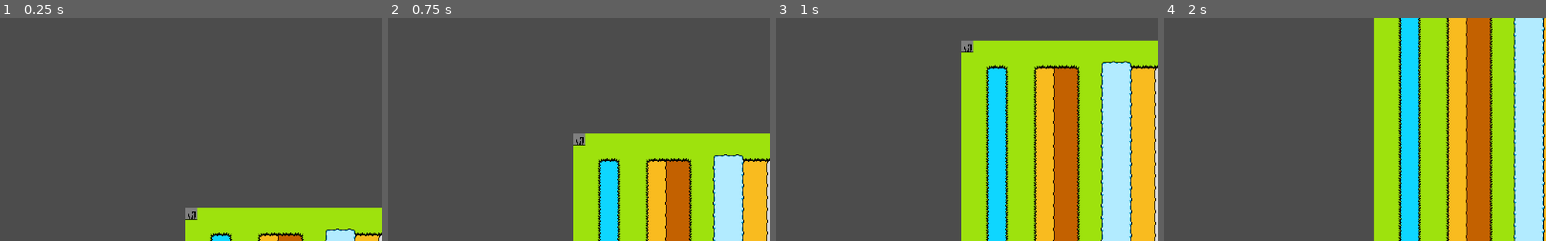
Above: before the commit, frames 1-4 (left to right).
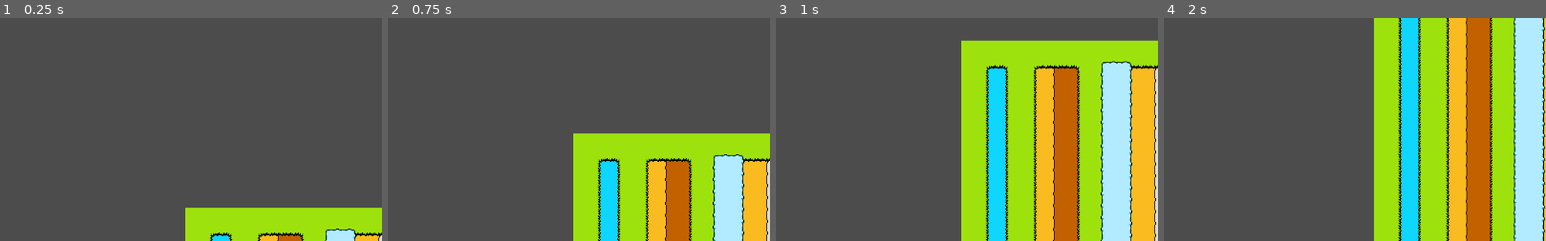
Above: after the commit, the same moments.

Repository: CluckeyMcCormick/fictional-guacamole
Game: Godot game, scene res://scenes/ScrollSpace.tscn
Same seed, same stepped clock (60 frames per second), same inputs: the game is played once before the commit and once after it.
Inputs:
- Up to frame 1 (0.25 s): no input
- Up to frame 2 (0.75 s): tap Enter at 0.5 s; hold S (scroll_down) from 0.53 s (still down)
- Up to frame 3 (1 s): keep holding S (scroll_down)
- Up to frame 4 (2 s): release S (scroll_down) at 1.28 s; tap A (scroll_left) at 1.35 s
The pictures show only the part of the screen within x 26-76%, y 7-57%; the shares and areas given below are measured in that part.

The runs differ from the first frame. In frame 1, 0.2% of the frame differs, in the area x 48-52%, y 85-91%; in frame 2, 0.2%; in frame 3, 0.2%; in frame 4, nothing differs.

Commit message:
Begin adding new world types
We'll want to add new world types. However, I want to utilize
inheritance while doing so. Since there aren't any mixins, I'm going
to create a world type for each feature. In addition to supplying a
generic function to create that feature, it will also provide a
generate function that serves as a sort of "Feature Zoo" demonstrating
test cases for that particular generation technique.

We've already shown this off with the edge determine, next we're going
to take on rivers. That, however, will require it's own
extra functionality...

Diff:
--- /dev/null
+++ b/FicGuac/scenes/ScrollSpace.gd
@@ -0,0 +1,13 @@
+extends Node2D
+
+# Declare member variables here. Examples:
+# var a = 2
+# var b = "text"
+
+# Called when the node enters the scene tree for the first time.
+func _ready():
+    $WorldBase.generate()
+
+# Called every frame. 'delta' is the elapsed time since the previous frame.
+#func _process(delta):
+#    pass
--- a/FicGuac/scenes/ScrollSpace.tscn
+++ b/FicGuac/scenes/ScrollSpace.tscn
@@ -1,14 +1,16 @@
-[gd_scene load_steps=3 format=2]
+[gd_scene load_steps=4 format=2]
 
-[ext_resource path="res://scenes/World/WorldBase.tscn" type="PackedScene" id=1]
-[ext_resource path="res://scenes/ScrollCam.gd" type="Script" id=2]
+[ext_resource path="res://scenes/ScrollSpace.gd" type="Script" id=1]
+[ext_resource path="res://scenes/world/WorldBase.tscn" type="PackedScene" id=2]
+[ext_resource path="res://scenes/ScrollCam.gd" type="Script" id=3]
 
 [node name="ScrollSpace" type="Node2D"]
+script = ExtResource( 1 )
 
-[node name="WorldBase" parent="." instance=ExtResource( 1 )]
+[node name="WorldBase" parent="." instance=ExtResource( 2 )]
 
 [node name="ScrollCam" type="Camera2D" parent="."]
 current = true
 drag_margin_h_enabled = false
 drag_margin_v_enabled = false
-script = ExtResource( 2 )
+script = ExtResource( 3 )
--- /dev/null
+++ b/FicGuac/scenes/world/RiverWorld.gd
@@ -0,0 +1,13 @@
+extends "res://scenes/world/WorldBase.gd"
+
+# Declare member variables here. Examples:
+# var a = 2
+# var b = "text"
+
+# Called when the node enters the scene tree for the first time.
+func _ready():
+    pass
+
+# Called every frame. 'delta' is the elapsed time since the previous frame.
+#func _process(delta):
+#    pass
--- /dev/null
+++ b/FicGuac/scenes/world/RiverWorld.tscn
@@ -0,0 +1,8 @@
+[gd_scene load_steps=3 format=2]
+
+[ext_resource path="res://scenes/world/WorldBase.tscn" type="PackedScene" id=1]
+[ext_resource path="res://scenes/world/RiverWorld.gd" type="Script" id=2]
+
+
+[node name="RiverWorld" index="0" instance=ExtResource( 1 )]
+script = ExtResource( 2 )
--- a/FicGuac/scenes/World/WorldBase.gd
+++ b/FicGuac/scenes/world/WorldBase.gd
@@ -17,8 +17,9 @@
     # Get our tile constants
     tile_codes = get_node("/root/WorldTiles")
 
-    $DetailAlpha.set_cell( 0, 0, 0, false, false, false, Vector2( 4, 0 ))
-
+# This will be the function we call to generate the world. Every inheriting
+# world should provide their own version of this.
+func generate():
     _edge_pass(0, world_len_x)
 
 # Performs the _edge_determine algorithm on every world tile in the specified
--- a/FicGuac/scenes/World/WorldBase.tscn
+++ b/FicGuac/scenes/world/WorldBase.tscn
@@ -1,8 +1,9 @@
 [gd_scene load_steps=4 format=2]
 
-[ext_resource path="res://scenes/World/WorldBase.gd" type="Script" id=1]
-[ext_resource path="res://scenes/World/data/PrimaryTileSet.tres" type="TileSet" id=2]
-[ext_resource path="res://scenes/World/data/DetailTileSet.tres" type="TileSet" id=3]
+[ext_resource path="res://scenes/world/WorldBase.gd" type="Script" id=1]
+[ext_resource path="res://scenes/world/data/PrimaryTileSet.tres" type="TileSet" id=2]
+[ext_resource path="res://scenes/world/data/DetailTileSet.tres" type="TileSet" id=3]
+
 
 [node name="WorldBase" type="Node2D"]
 script = ExtResource( 1 )
Renamed: FicGuac/scenes/World/data/DetailTileSet.tres -> FicGuac/scenes/world/data/DetailTileSet.tres
Renamed: FicGuac/scenes/World/data/PrimaryTileSet.tres -> FicGuac/scenes/world/data/PrimaryTileSet.tres
Renamed: FicGuac/scenes/World/data/WorldTiles.gd -> FicGuac/scenes/world/data/WorldTiles.gd
